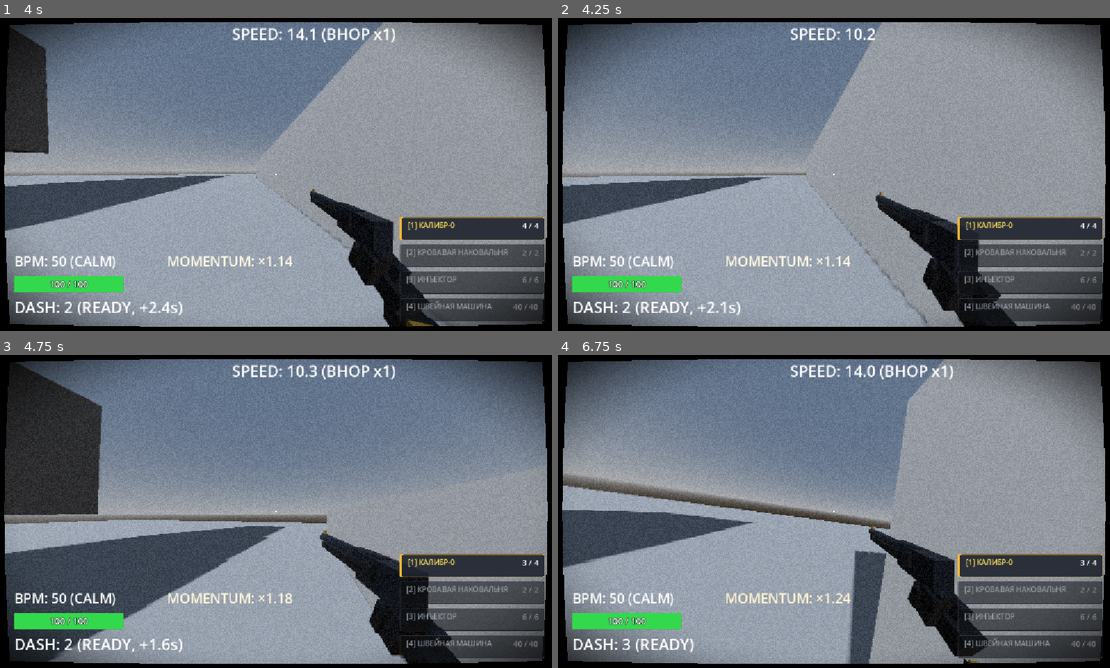
Above: before the commit, frames 1-4 (two rows, left to right).
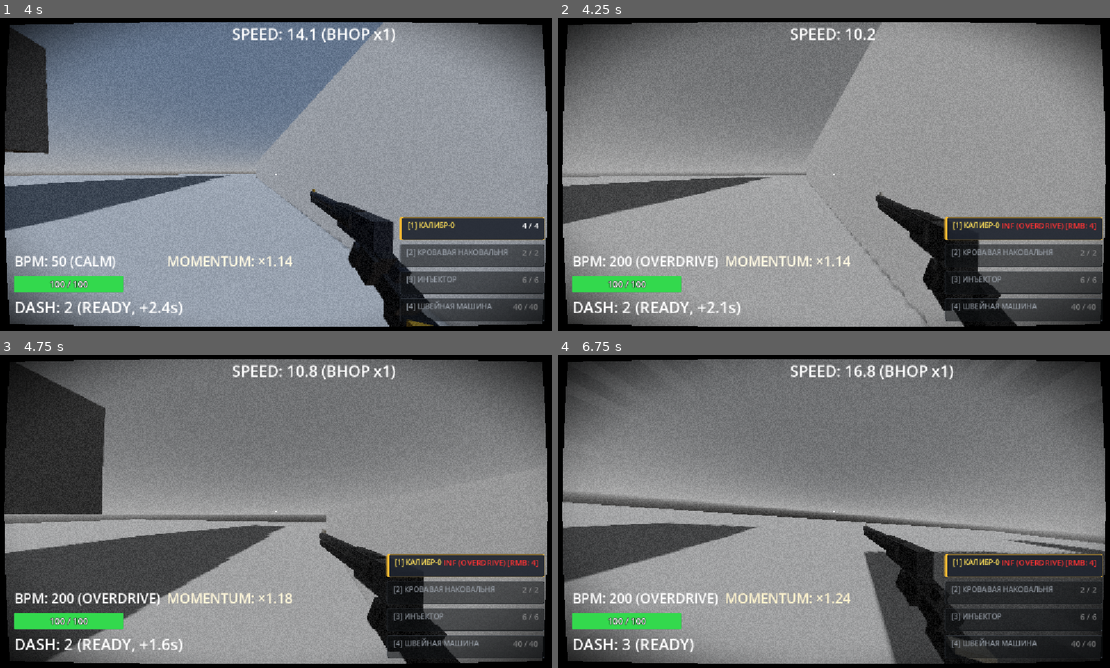
Above: after the commit, the same moments.

Repository: ggou3/voidkill
Game: Godot game, scene res://world.tscn
Two runs of this game, one before a commit and one after it. Both use one fixed random seed, a clock stepped at 60 frames per second and the inputs below.
Inputs (mouse positions are in pixels of both pictures, inside the frame that each line leads up to):
- Up to frame 1 (4 s): tap Enter at 0.5 s; move the mouse to (309, 174) at 0.52 s; hold F (melee) 0.53-1.28 s; hold W (move_forward) from 0.53 s (still down); tap Space (jump) at 0.77, 1.52, 3.02, 3.77 s; tap C (slam) at 0.8, 1.35, 2.3, 3.8 s; move the mouse to (248, 174) at 1.27 s; tap F (melee) at 1.55, 3.05 s; move the mouse to (292, 168) at 2.02 s; hold Right mouse button (alt_fire) 2.03-2.78 s; move the mouse to (270, 180) at 2.77 s; tap Shift (dash) at 2.85 s; move the mouse to (320, 177) at 3.52 s; hold F (melee) from 3.53 s (still down)
- Up to frame 2 (4.25 s): keep holding W (move_forward); keep holding F (melee); tap T (debug_max_bpm, bound only after the commit) at 4.15 s
- Up to frame 3 (4.75 s): keep holding W (move_forward); move the mouse to (231, 508) at 4.27 s; release F (melee) at 4.28 s; click (231, 508) at 4.35 s; tap Space (jump) at 4.52 s; tap F (melee) at 4.55 s
- Up to frame 4 (6.75 s): move the mouse to (839, 511) at 5.02 s; hold C (slam) 5.03-5.78 s; move the mouse to (811, 505) at 5.77 s; release W (move_forward) at 5.78 s; hold D (move_right) 5.78-6.53 s; tap Ctrl (slide) at 5.85 s; tap Space (jump) at 6.02 s; tap F (melee) at 6.05 s; move the mouse to (867, 511) at 6.52 s; hold W (move_forward) from 6.53 s (still down); hold C (slam) from 6.53 s (still down); tap 1 at 6.6 s

Frame 1 is identical in both runs. In frame 2, 3.8% of the frame differs, in the area x 9-98%, y 1-97%; in frame 3, 6.7%; in frame 4, 50%, in the area x 0-100%, y 1-99%.

Commit message:
Add debug max BPM hotkey T and +1.5 BPM headshot precision bonus

Diff:
--- a/enemy.gd
+++ b/enemy.gd
@@ -68,6 +68,7 @@
 var was_killed_by_melee: bool = false
 var was_killed_by_shockwave: bool = false
 var last_damage_weapon: String = ""
+var last_headshot_bonus_frame: int = -1
 var explosion_chain_depth: int = 0
 var slam_chain_depth: int = 0
 var slow_factor: float = 1.0
@@ -1191,6 +1192,13 @@
 
 	if is_headshot:
 		print("[%s] HEADSHOT! Damage: %d | Remaining HP: %d" % [name, amount, max(0, health)])
+		var cur_frame = Engine.get_process_frames()
+		if cur_frame != last_headshot_bonus_frame:
+			last_headshot_bonus_frame = cur_frame
+			var player_node = get_tree().get_first_node_in_group("player")
+			if is_instance_valid(player_node) and "skills" in player_node and is_instance_valid(player_node.skills):
+				player_node.skills.add_bpm(1.5)
+				print("[HEADSHOT BPM BONUS] +1.5 BPM granted for precision headshot! (Current BPM: %.1f)" % player_node.skills.bpm)
 
 	# Задержка реакции перед контратакой после получения любого урона (telegraph window)
 	hit_reaction_timer = reaction_delay
--- a/player.gd
+++ b/player.gd
@@ -210,6 +210,9 @@
 		skills.trigger_slam()
 	if event.is_action_pressed("melee") and not event.is_echo():
 		perform_melee()
+	if event.is_action_pressed("debug_max_bpm") or (event is InputEventKey and event.pressed and not event.is_echo() and (event.keycode == KEY_T or event.physical_keycode == KEY_T)):
+		if skills and skills.has_method("force_max_bpm"):
+			skills.force_max_bpm()
 
 func _process(_delta):
 	if is_dead:
--- a/project.godot
+++ b/project.godot
@@ -87,6 +87,11 @@
 "events": [Object(InputEventKey,"resource_local_to_scene":false,"resource_name":"","device":-1,"window_id":0,"alt_press …(192 unchanged characters)…
 ]
 }
+debug_max_bpm={
+"deadzone": 0.2,
+"events": [Object(InputEventKey,"resource_local_to_scene":false,"resource_name":"","device":-1,"window_id":0,"alt_pressed":false,"shift_pressed":false,"ctrl_pressed":false,"meta_pressed":false,"pressed":false,"keycode":0,"physical_keycode":84,"key_label":0,"unicode":116,"location":0,"echo":false,"script":null)
+]
+}
 
 [physics]
 
--- a/skill_manager.gd
+++ b/skill_manager.gd
@@ -187,6 +187,11 @@
 
 	momentum_label.add_theme_color_override("font_color", active_color)
 	momentum_label.modulate.a = momentum_display_alpha
+
+func force_max_bpm():
+	bpm = MAX_BPM
+	time_since_bpm_gain = 0.0
+	print("[DEBUG] Max BPM (%.1f) forced via 'T' key! Peak delay set to 5.0s." % MAX_BPM)
 
 func add_bpm(amount: float):
 	if amount <= 0.0:
Not shown, changed: DESIGN.md
